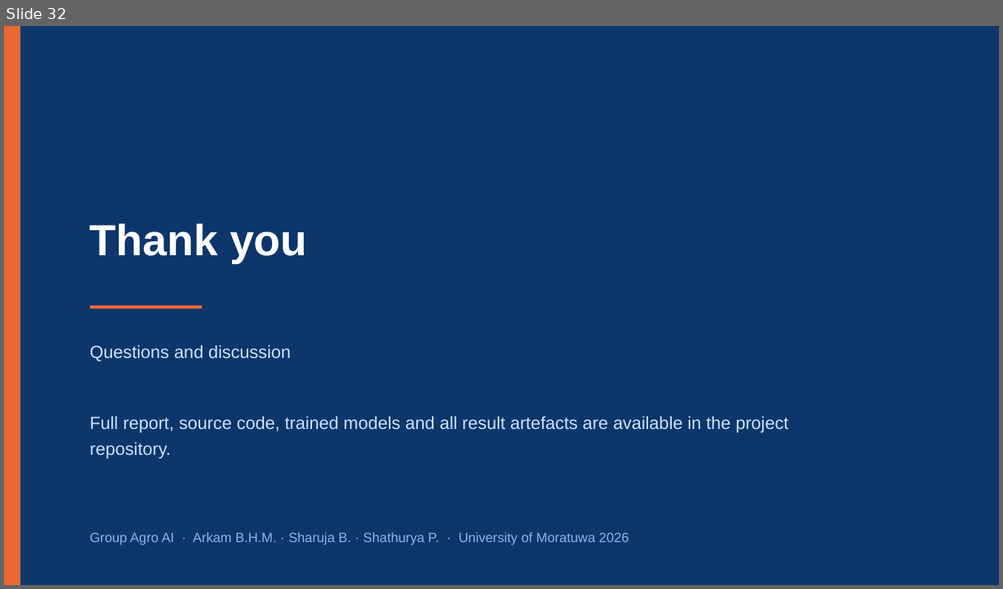
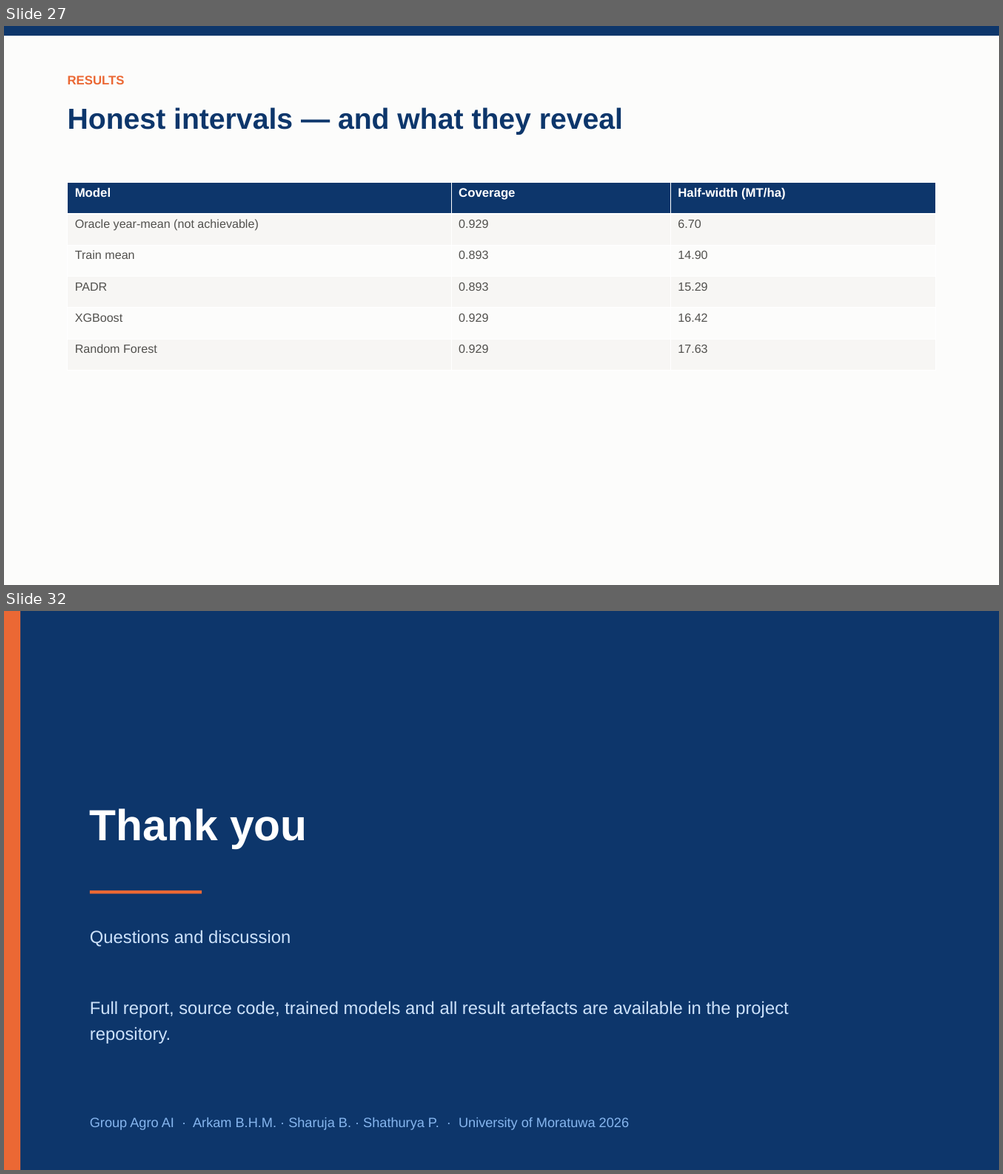
Before and after one commit to Arkambish/AgroAI, a slide deck: outputs/Final_Presentation_AgroAI.pptx. Shown one above the other, each under a label of ours: slide 32 before the commit, slides 27 and 32 after it; the slides between them are not shown. The pictures are 1003x589 and 1003x1174 pixels, drawn with LibreOffice and Linux fonts; fonts in the diff are those of the drawing. Boxes give left, top, right and bottom in pixels: in the first picture for what was removed or moved away, otherwise in the second. Text is boxed around its words. In the diff, an @@ line names an element or a change of style, - is before the commit and + after.

```diff
--- a/outputs/Final_Presentation_AgroAI.pptx
+++ b/outputs/Final_Presentation_AgroAI.pptx
@@ slide 27 added at <box>4,26,999,585</box>, background #FCFCFB @@
@@ rectangle added at <box>4,26,999,36</box>, fill #0D366B @@
@@ text added at <box>68,76,125,84</box>, 12 pt, text #EB6834, bold @@
+RESULTS
@@ text added at <box>68,107,623,135</box>, 28 pt, text #0D366B, bold @@
+Honest intervals — and what they reveal
@@ table added at <box>68,183,935,371</box>, 6 rows, 3 columns @@
+Model | Coverage | Half-width (MT/ha)
+Oracle year-mean (not achievable) | 0.929 | 6.70
+Train mean | 0.893 | 14.90
+PADR | 0.893 | 15.29
+XGBoost | 0.929 | 16.42
+Random Forest | 0.929 | 17.63
```
Also in this commit, not shown: 9 slides changed, 12 other slides added, 13 slides removed, 46 other files.
